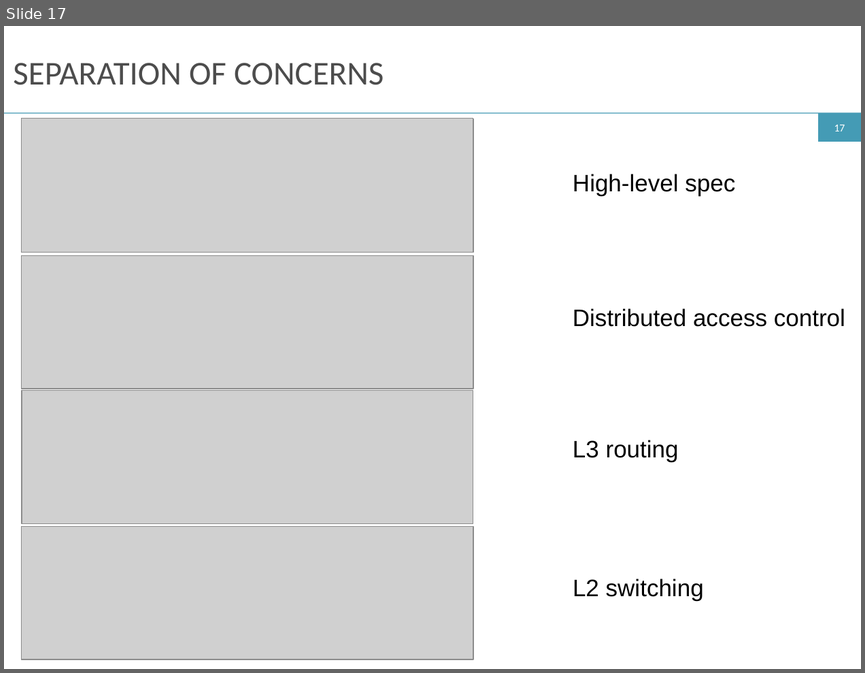
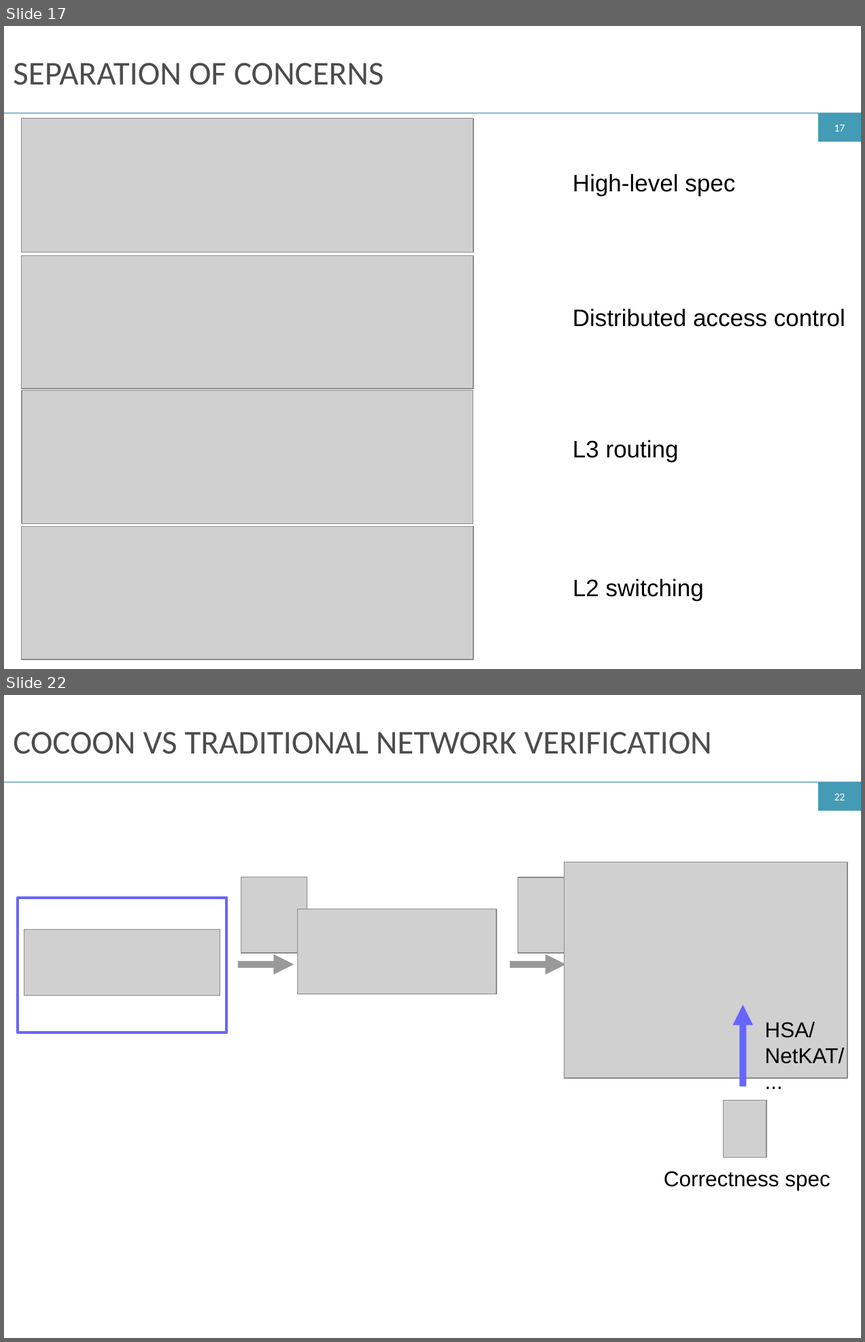
Before and after one commit to ryzhyk/cocoon, a slide deck: doc/netpl16/talk/cocoon.odp. Shown one above the other, each under a label of ours: slide 17 before the commit, slides 17 and 22 after it; the slides between them are not shown. The pictures are 865x673 and 865x1342 pixels, drawn with LibreOffice and Linux fonts; fonts in the diff are those of the drawing; grey boxes stand for pictures. Boxes give left, top, right and bottom in pixels: in the first picture for what was removed or moved away, otherwise in the second. Text is boxed around its words. In the diff, an @@ line names an element or a change of style, - is before the commit and + after.

```diff
--- a/doc/netpl16/talk/cocoon.odp
+++ b/doc/netpl16/talk/cocoon.odp
@@ slide 22 added at box(4, 695, 861, 1338), background #FFFFFF; not listed: 3 template elements that a slide beside it also shows @@
@@ title added at box(13, 732, 712, 754), 28 pt, text #4C4C4C @@
+COCOON VS TRADITIONAL NETWORK VERIFICATION
@@ picture added at box(241, 877, 307, 953) @@
@@ picture added at box(517, 877, 583, 953) @@
@@ picture added at box(564, 862, 847, 1078) @@
@@ rectangle added at box(18, 897, 227, 1032), outline #6666FF 2.3 pt @@
@@ picture added at box(297, 909, 496, 994) @@
@@ picture added at box(24, 930, 220, 996) @@
@@ arrow added from (238, 964) to (294, 964), #999999 5.67 pt @@
@@ arrow added from (509, 964) to (565, 964), #999999 5.67 pt @@
@@ group added at box(664, 1004, 844, 1190): 2 texts, 1 picture, 1 arrow @@
+HSA/
+NetKAT/
+...
+Correctness spec
```
Also in this commit, not shown: 11 slides changed, 1 other slide added, 2 other files.
